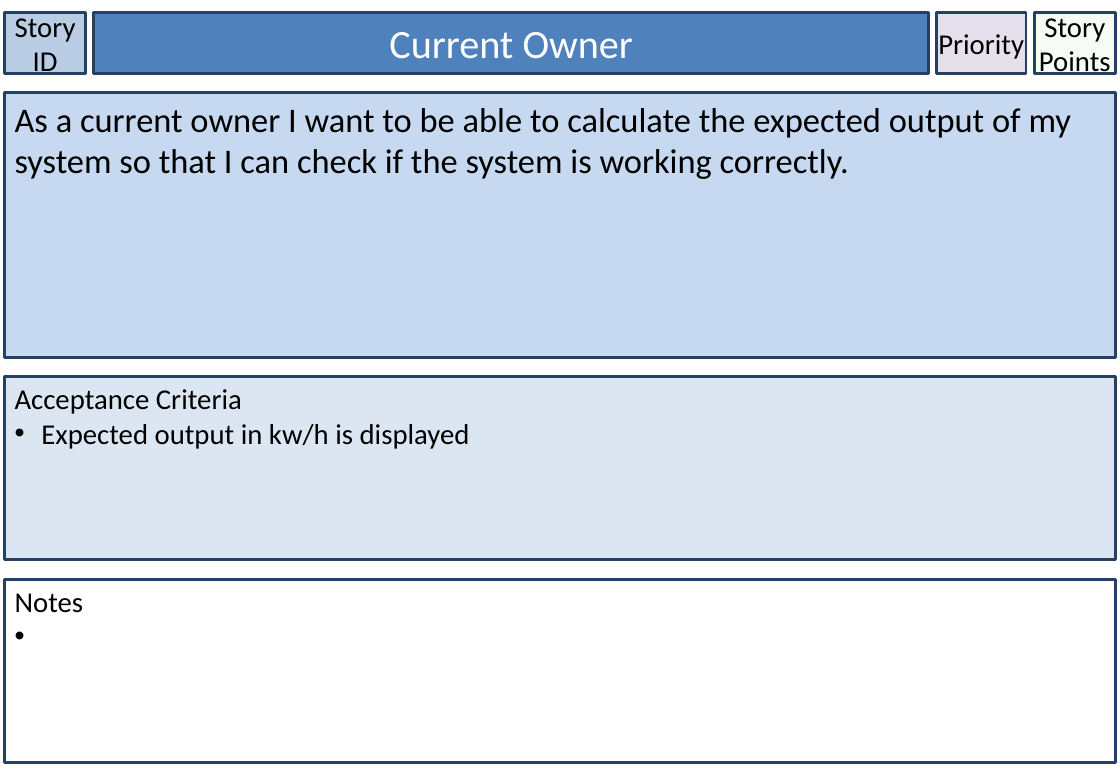
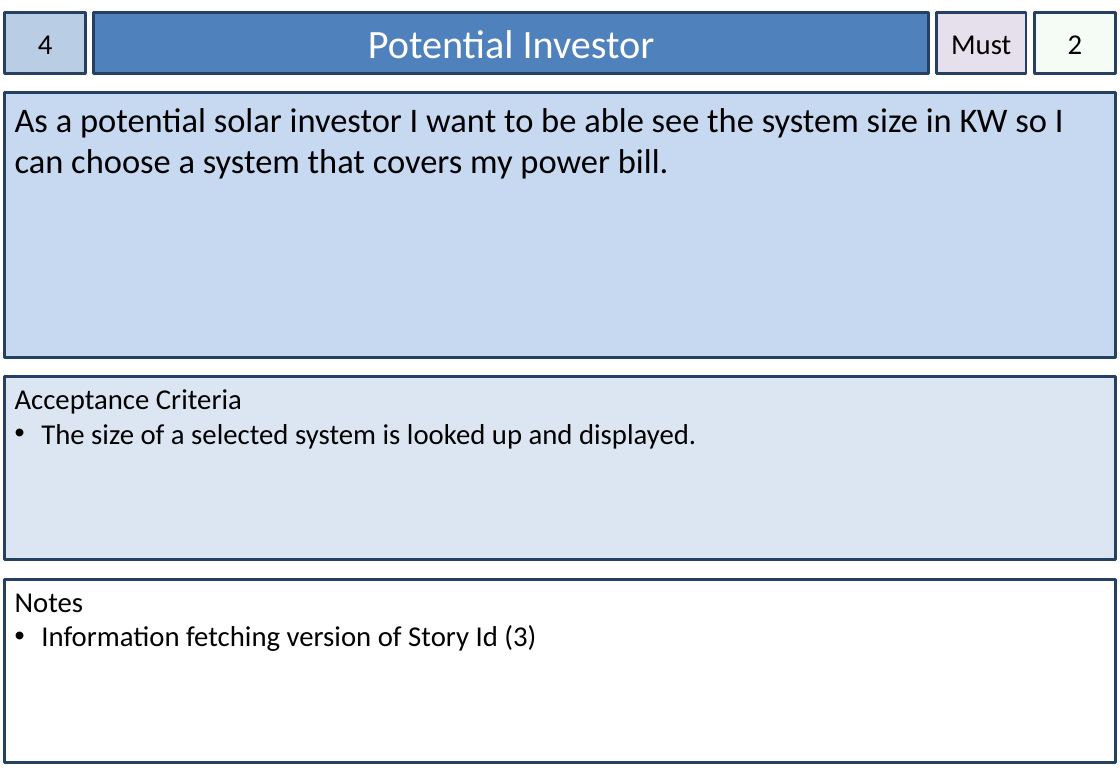
Before and after one commit to dkartaschew/anonymous-solarenergy, a slide deck: slide 4 of Documentation/User Stories.pptx (slide 11 before the commit). Drawn at 1120x775 pixels with LibreOffice and Linux fonts; fonts in the diff are those of the drawing. Boxes give left, top, right and bottom in pixels: in the first picture for what was removed or moved away, otherwise in the second. Text is boxed around its words. In the diff, an @@ line names an element or a change of style, - is before the commit and + after.

Commit message:
We currently have 33 User Stories complete with priority and story point information. For use by Luke to complete the technology grid.

```diff
--- a/Documentation/User Stories.pptx
+++ b/Documentation/User Stories.pptx
@@ text in rectangle at <box>38,35,53,54</box>: text changed @@
-Story ID
+4
@@ text in rectangle at <box>368,30,655,59</box>: text changed @@
-Current Owner
+Potential Investor
@@ text in rectangle at <box>951,35,1011,55</box>: text changed @@
-Priority
+Must
@@ text in rectangle at <box>1068,35,1083,54</box>: text changed @@
-Story Points
+2
@@ text in rectangle at <box>15,108,1064,179</box>: text changed @@
-As a current owner I want to be able to calculate the expected output of my system so that I can check if the system is working correctly.
+As a potential solar investor I want to be able see the system size in KW so I can choose a system that covers my power bill.
@@ text in rectangle at <box>41,424,696,449</box>: text changed @@
-• Expected output in kw/h is displayed
+• The size of a selected system is looked up and displayed.
@@ text in rectangle at <box>41,625,536,651</box>: paragraph added @@
+• Information fetching version of Story Id (3)
```
Also in this commit, not shown: 32 other slides changed, 15 slides removed.
